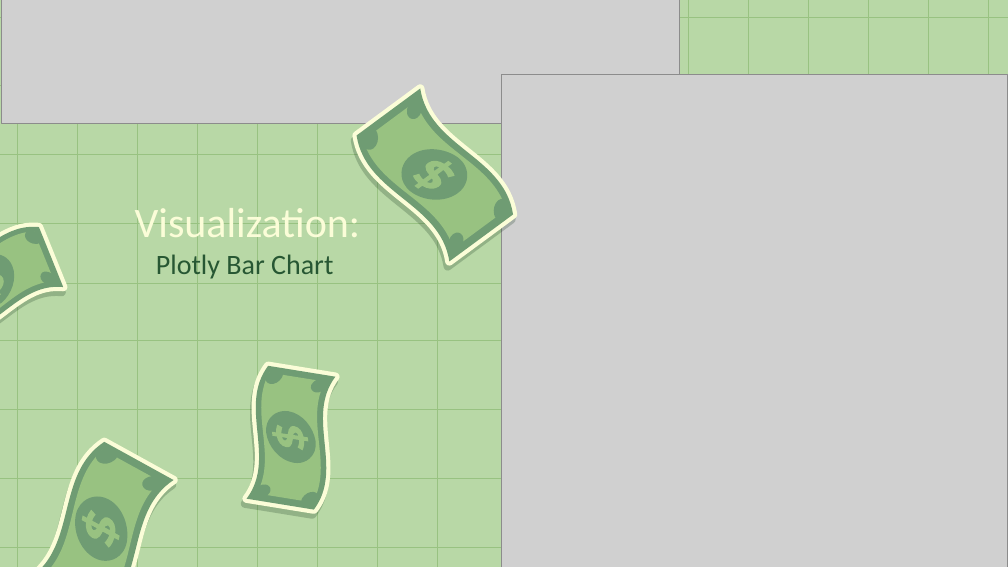
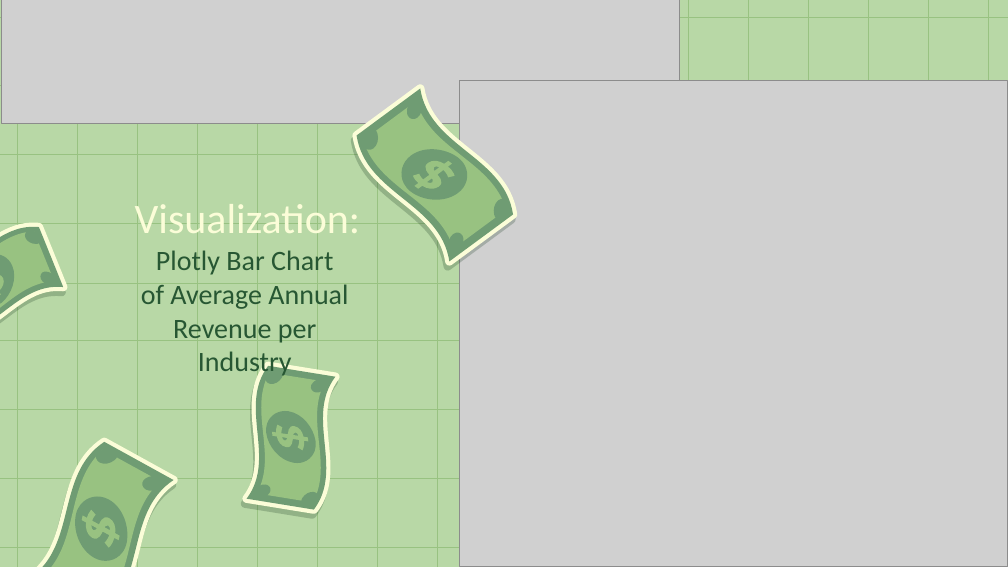
Before and after one commit to mlech413/Largest-Companies-By-Revenue, a slide deck: slide 10 of presentation/Largest US Companies.pptx. Drawn at 1008x567 pixels with LibreOffice and Linux fonts; fonts in the diff are those of the drawing; grey boxes stand for pictures. Boxes give left, top, right and bottom in pixels: in the first picture for what was removed or moved away, otherwise in the second. Text is boxed around its words. In the diff, an @@ line names an element or a change of style, - is before the commit and + after.

```diff
--- a/presentation/Largest US Companies.pptx
+++ b/presentation/Largest US Companies.pptx
@@ picture: place and size @@
-picture at box(501, 75, 1008, 567)
+picture at box(460, 81, 1008, 567)
@@ title "Visualization:": place and size @@
-title "Visualization:" at box(135, 208, 361, 237)
+title "Visualization:" at box(135, 204, 361, 233)
@@ title at box(141, 250, 348, 378): text changed @@
-Plotly Bar Chart
+Plotly Bar Chart
+of Average Annual Revenue per Industry
```
Also in this commit, not shown: 2 other slides changed, 2 other files.
